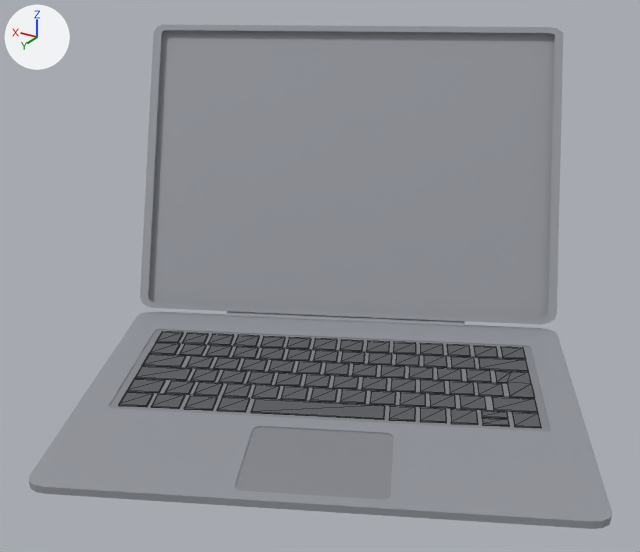
The glTF model public/assets/models/laptop.glb: old version first, new version second.
Camera for both pictures: a 50 mm camera at (-0.636, -1.401, 1.113) aimed at (-0.336, -1.9, 0.863). The lights are fixed; the arrows at upper left show +X, +Y and +Z. Mesh edges are drawn as thin lines on the coarser meshes. Where no turn or scale is listed for an object, it has been applied to the vertices.

Names of what the first picture shows: 'Laptop', 'LaptopBase', 'LaptopKeyboard'.
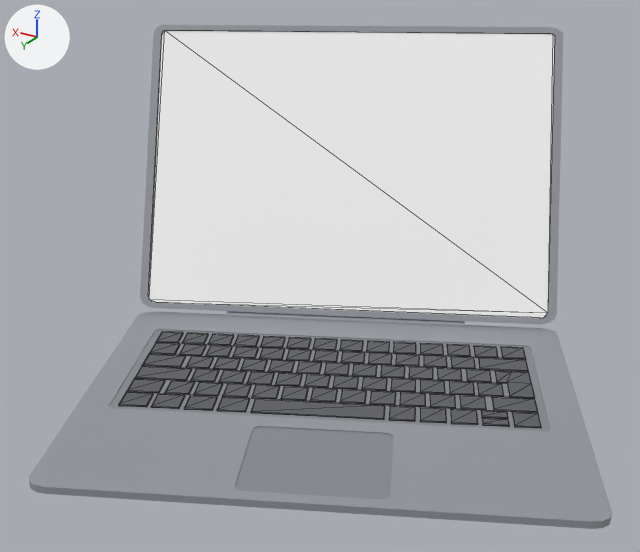
Commit message: :sparkles: Laptop Screen

Where the change shows, as pixel boxes (x1, y1, x2, y2) in the pictures (640 x 552 px):
'LaptopScreen', added
    after: (148, 30, 555, 318)
'Laptop', unchanged, covered by the edit
    both: (140, 24, 563, 324)

What changed in the scene script:
```text
Add mat_laptopscreen:
    mat_laptopscreen = principled_material('LaptopScreen')
    mat_laptopscreen.base_color = (1.0, 1.0, 1.0)  # white #ffffff
    mat_laptopscreen.roughness = 1.0
Add me_plane_019:
    me_plane_019.from_pydata([(-0.165, -0.021, -0.105), (-0.169, -0.023, -0.104), (-0.17, -0.025, -0.103), (0.122, 0.113, -0.106), (0.129, 0.114, -0.101), (0.128, 0.114, -0.104), (0.125, 0.114, -0.105), (-0.127, -0.114, 0.104), (-0.126, -0.114, 0.105), (0.171, 0.026, 0.1), (0.169, 0.023, 0.103), (0.17, 0.024, 0.103), (-0.171, -0.026, -0.1), (-0.122, -0.113, 0.106)], [], [(3, 0, 1), (1, 2, 12), (12, 7, 8), (8, 13, 10), (10, 11, 9), (9, 4, 5), (5, 6, 3), (3, 1, 12), (12, 8, 10), (10, 9, 5), (5, 3, 12), (12, 10, 5)])
    me_plane_019.materials.append(mat_laptopscreen)  # white #ffffff
Add ob_laptopscreen:
    ob_laptopscreen = bpy.data.objects.new('LaptopScreen', me_plane_019)
    ob_laptopscreen.location = (-0.2893, -2.0251, 0.9031)
```
